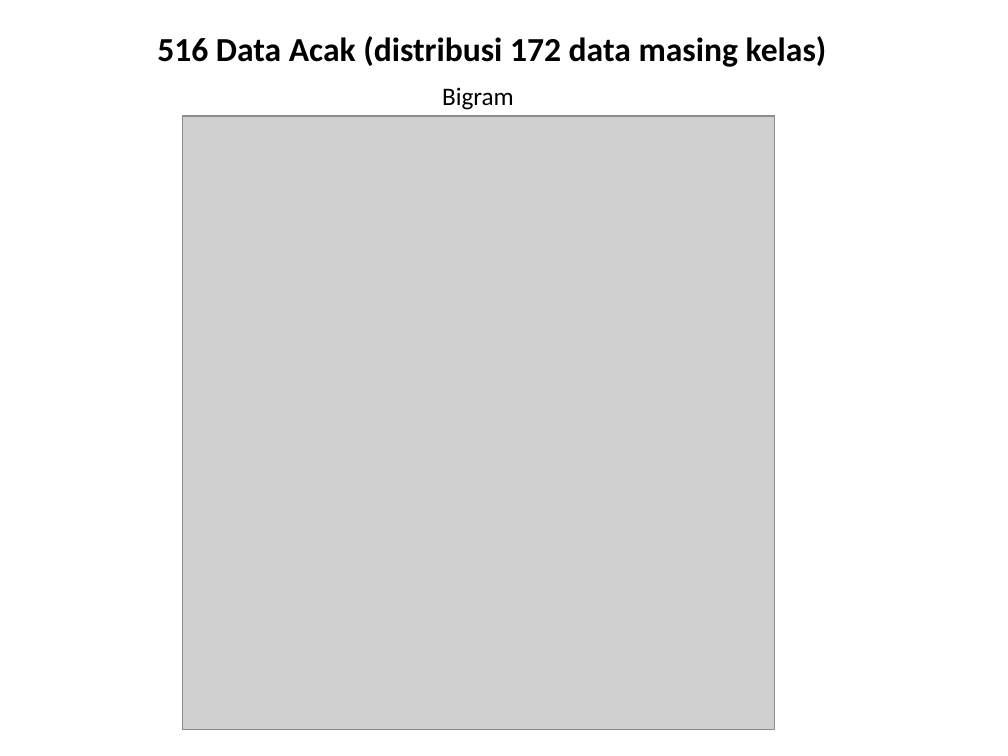
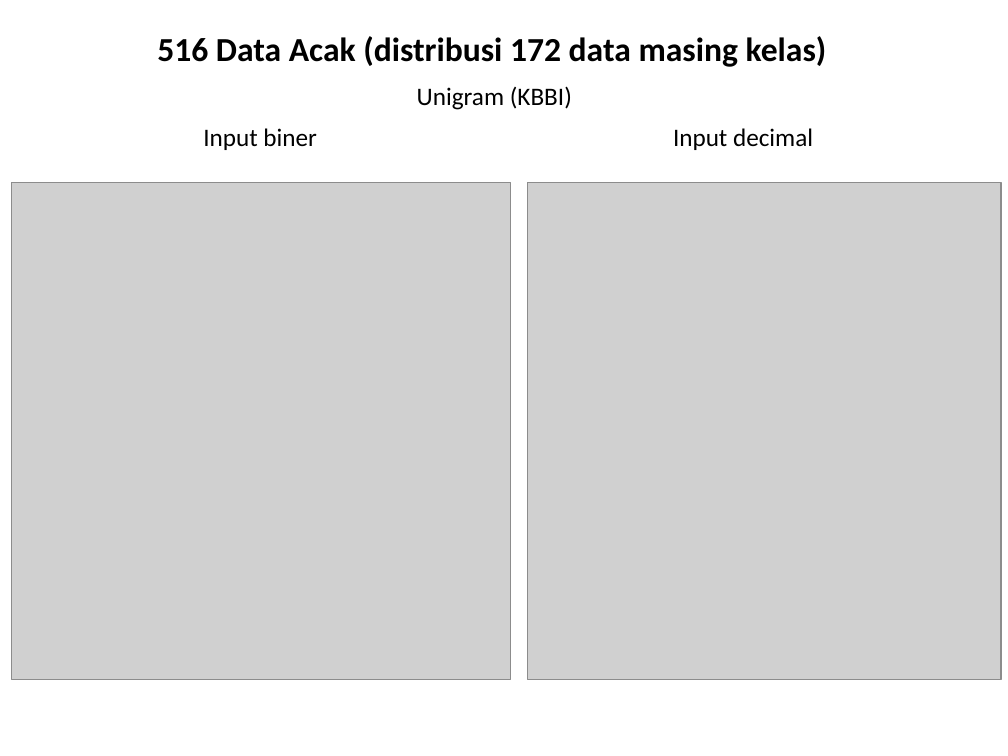
Before and after one commit to elizajasin/documents_classification_ANN, a slide deck: slide 6 of hasil ANN.pptx. Drawn at 1008x756 pixels with LibreOffice and Linux fonts; fonts in the diff are those of the drawing; grey boxes stand for pictures. Boxes give left, top, right and bottom in pixels: in the first picture for what was removed or moved away, otherwise in the second. Text is boxed around its words. In the diff, an @@ line names an element or a change of style, - is before the commit and + after.

```diff
--- a/hasil ANN.pptx
+++ b/hasil ANN.pptx
@@ text at (417,86,572,110): text changed @@
-Bigram
+Unigram (KBBI)
@@ picture removed at (182,116,774,730) @@
@@ text added at (203,128,316,150), 18 pt, text #000000 @@
+Input biner
@@ text added at (673,128,813,150), 18 pt, text #000000 @@
+Input decimal
@@ picture added at (12,182,511,679) @@
@@ picture added at (528,182,1002,679) @@
```
Also in this commit, not shown: 1 slide added, 10 other files.
